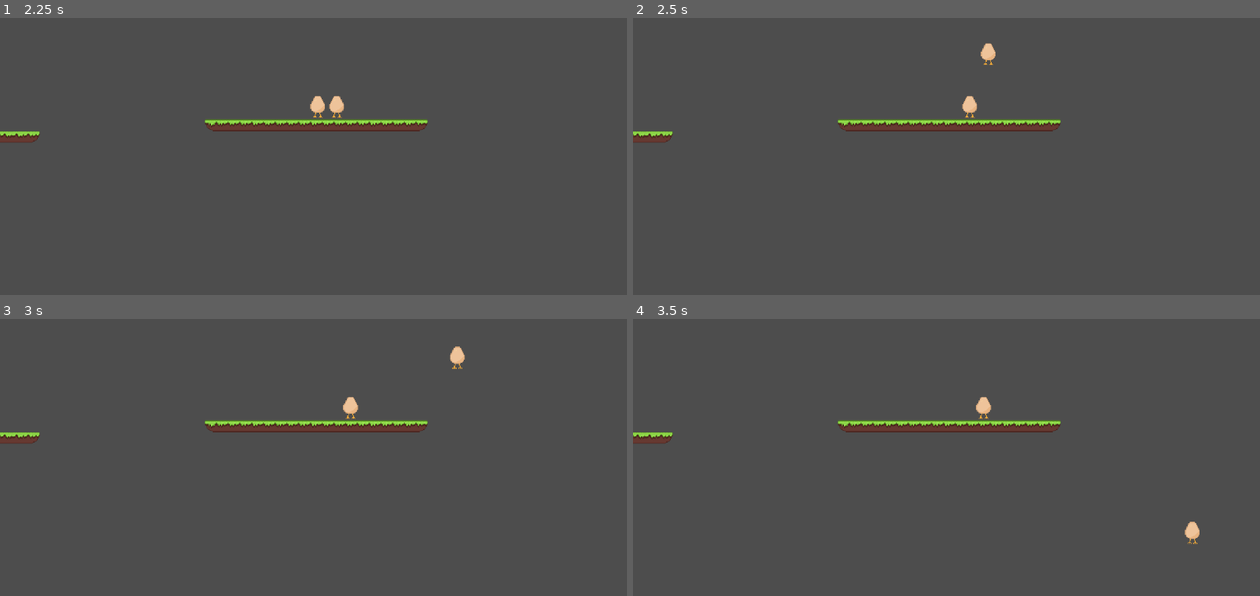
Above: before the commit, frames 1-4 (two rows, left to right).
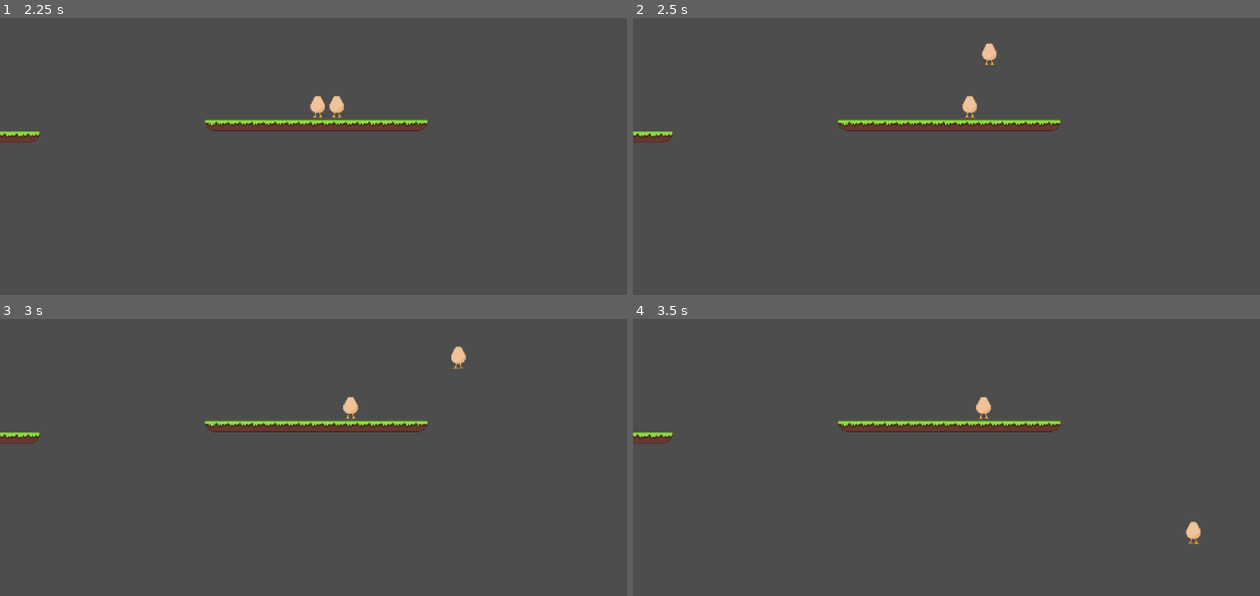
Above: after the commit, the same moments.

Repository: Joseph-R-21139/Teg
Game: Godot game, scene res://Scenes/main_menu.tscn
Same seed, same stepped clock (60 frames per second), same inputs: the game is played once before the commit and once after it.
Inputs:
- Up to frame 1 (2.25 s): click "Play game" at 0.5 s; click "Start Match" at 1.25 s; tap Enter at 2 s; hold D (player_1_right) from 2.03 s (still down); tap Left (player_2_left) at 2.1 s
- Up to frame 2 (2.5 s): keep holding D (player_1_right); tap W (player_1_up) at 2.27 s
- Up to frame 3 (3 s): keep holding D (player_1_right); tap Right (player_2_right) at 2.85 s
- Up to frame 4 (3.5 s): keep holding D (player_1_right); tap W (player_1_up) at 3.02 s

Frame 1 is identical in both runs. In frame 2, less than 0.1% of the frame differs, in the area x 55-59%, y 9-17%; in frame 3, less than 0.1%, in the area x 71-75%, y 9-19%; in frame 4, less than 0.1%.

Commit message:
Update player_base.tscn

Diff:
--- a/Scenes/player_base.tscn
+++ b/Scenes/player_base.tscn
@@ -5,6 +5,7 @@
 [ext_resource type="Script" uid="uid://2hr4wm52v6l3" path="res://Scripts/player_2.gd" id="3_mv22w"]
 
 [sub_resource type="CapsuleShape2D" id="CapsuleShape2D_tmdyv"]
+radius = 9.0
 
 [sub_resource type="AtlasTexture" id="AtlasTexture_p0e4v"]
 atlas = ExtResource("1_2mvbs")
